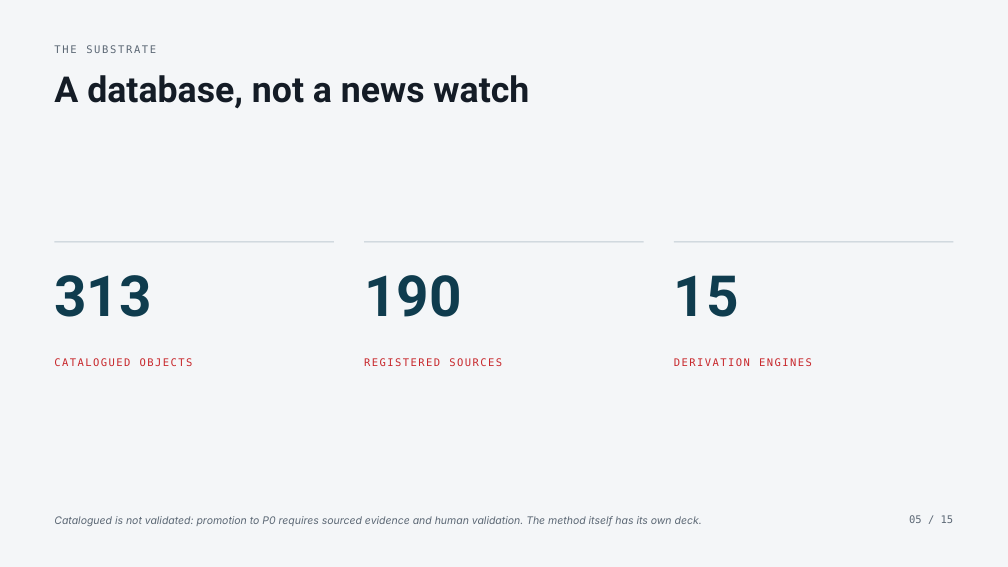
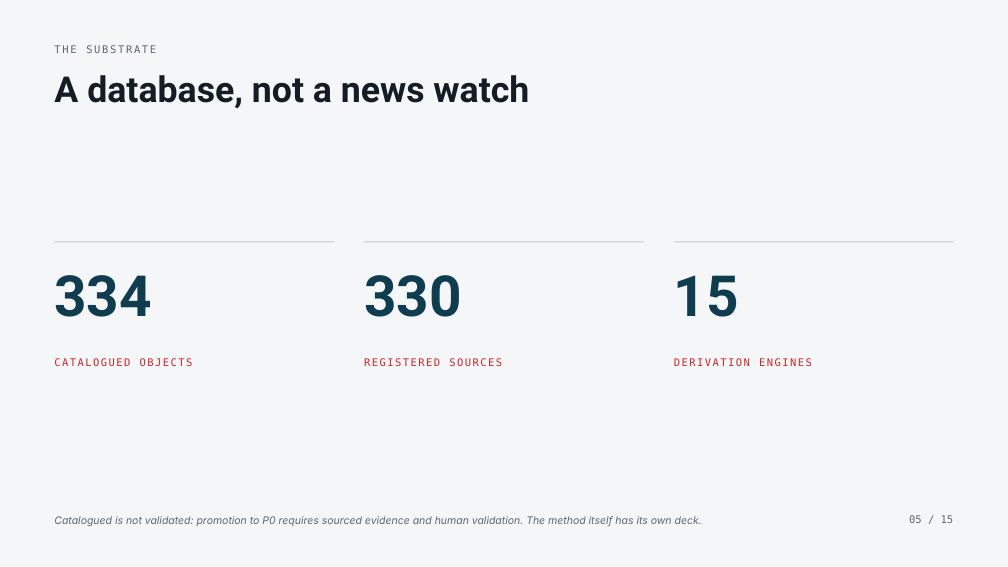
Before and after one commit to s-geffroy/ag-front, a slide deck: slide 5 of presentations/commercial/en/commercial.en.pptx. Drawn at 1008x567 pixels with LibreOffice and Linux fonts; fonts in the diff are those of the drawing. Boxes give left, top, right and bottom in pixels: in the first picture for what was removed or moved away, otherwise in the second. Text is boxed around its words. In the diff, an @@ line names an element or a change of style, - is before the commit and + after.

```diff
--- a/presentations/commercial/en/commercial.en.pptx
+++ b/presentations/commercial/en/commercial.en.pptx
@@ text at (x1=54, y1=275, x2=151, y2=317): text changed @@
-313
+334
@@ text at (x1=364, y1=275, x2=461, y2=317): text changed @@
-190
+330
```
Also in this commit, not shown: 3 other slides changed, 16 other files.
